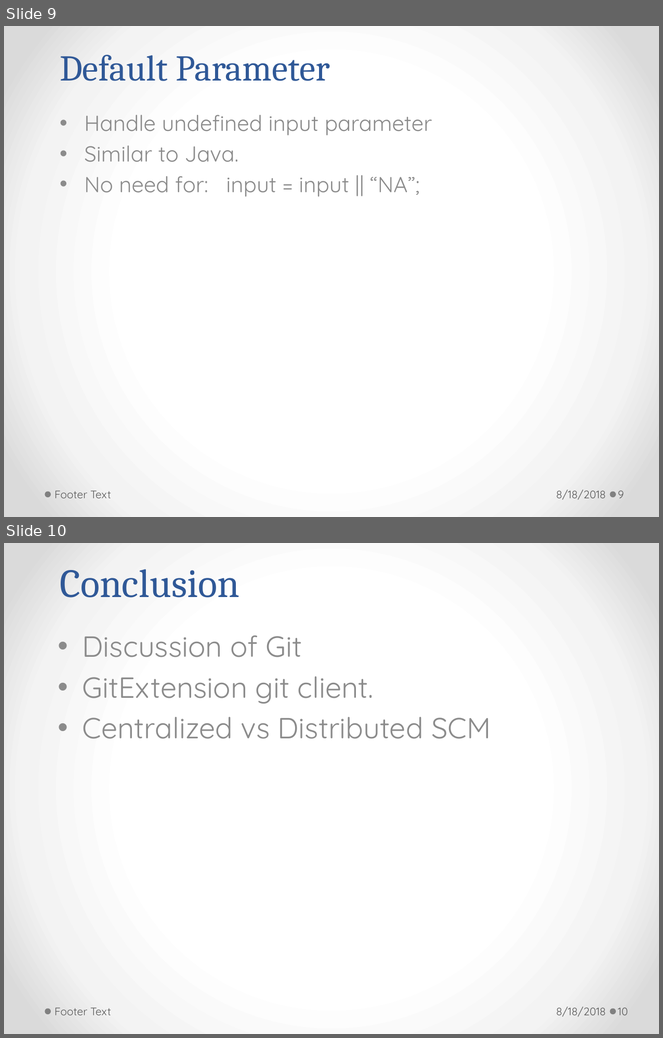
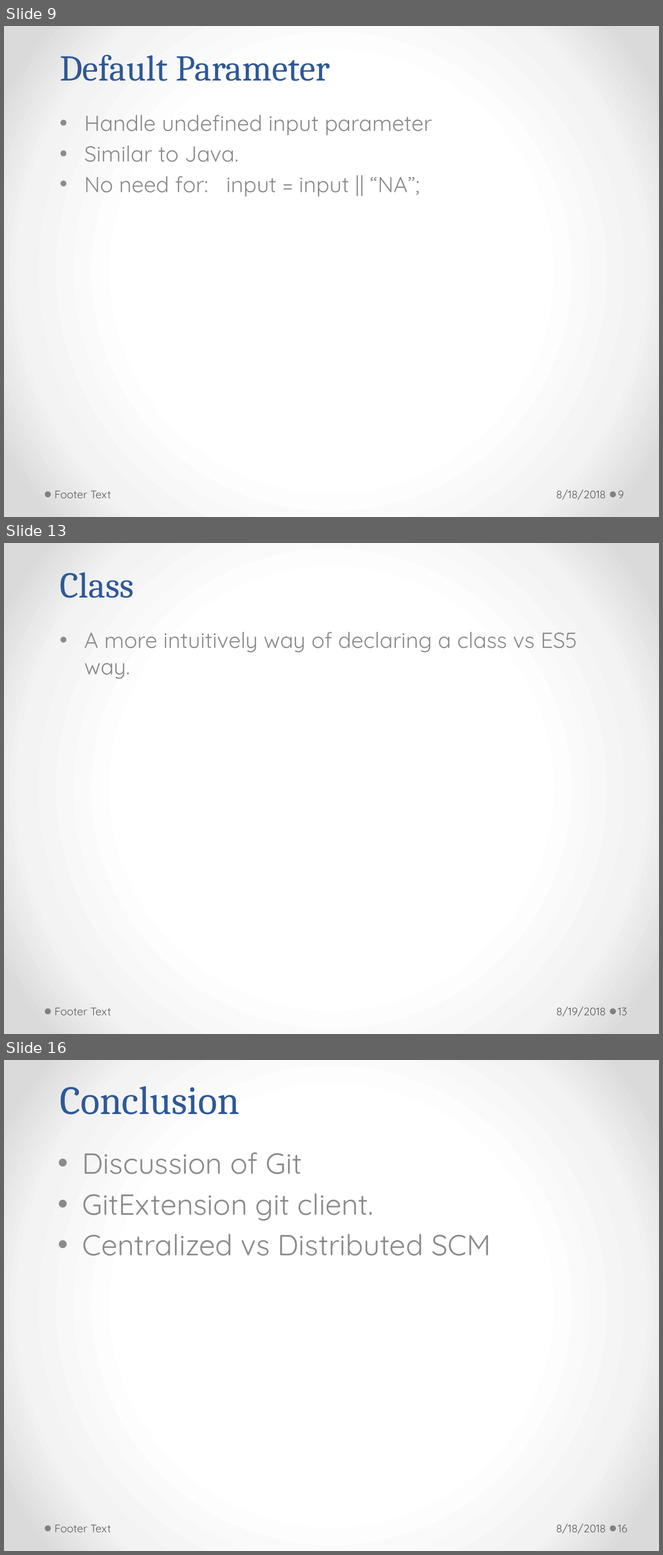
Before and after one commit to h-t-tran/brown, a slide deck: es6/es6.pptx. Shown one above the other, each under a label of ours: slides 9 and 10 before the commit, slides 9, 13 and 16 after it; the slides between them are not shown. The pictures are 663x1038 and 663x1555 pixels, drawn with LibreOffice and Linux fonts; fonts in the diff are those of the drawing. Boxes give left, top, right and bottom in pixels: in the first picture for what was removed or moved away, otherwise in the second. Text is boxed around its words. In the diff, an @@ line names an element or a change of style, - is before the commit and + after.

```diff
--- a/es6/es6.pptx
+++ b/es6/es6.pptx
@@ slide 13 added at (4, 543, 659, 1034), background gradient #FFFFFF to #F4F4F4 to #DADADA; not listed: 2 template elements that a slide beside it also shows @@
@@ title added at (60, 572, 134, 598), 40 pt, text #2F5897 @@
+Class
@@ subtitle added at (84, 632, 578, 679), 24 pt, text #8C8C8C @@
+• A more intuitively way of declaring a class vs ES5 way.
@@ text added at (54, 1008, 111, 1016), 12 pt, text #595959 @@
+Footer Text
@@ text added at (556, 1007, 606, 1017), 12 pt, text #595959 @@
+8/19/2018
@@ page number added at (618, 1008, 627, 1016), 12 pt, text #595959 @@
+13
@@ what was slide 10 is now slide 16 @@
@@ page number at (618, 1525, 627, 1533): text changed @@
-10
+16
```
Also in this commit, not shown: 5 other slides added, 3 other files.
